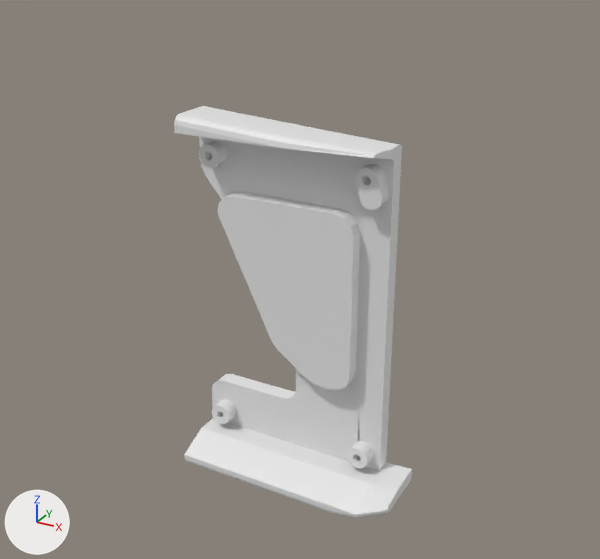
The Blender file CANDataCenter/FuseBoxMounting.blend: old version first, new version second.
Before and after are seen from a camera (50 mm lens) standing at (0.156, -0.258, 0.22) and looking at (-0.006, 0.036, 0.073). Arrows for +X, +Y and +Z are at lower left; the lights stay in place.

Names of what the first picture shows: 'V3_Mounting Panel'.
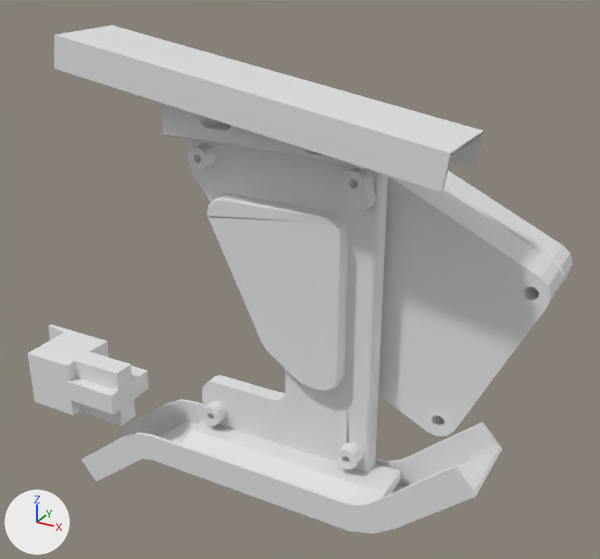
Pixel boxes (x1, y1, x2, y2) of what changed, in the pictures (600 x 559 px):
'V3_Mounting Panel', reshaped, moved: before (174, 106, 412, 518); after (162, 104, 401, 503)
'Car Beam', shown: after (54, 25, 502, 534)
'Box_Small', shown: after (378, 171, 573, 436)
'Relay', shown: after (27, 324, 149, 426)
part 1 of me_cube_006, added: after (54, 25, 484, 192)
part 2 of me_cube_001, built on: before (174, 106, 410, 489); after (162, 104, 398, 490)

What the commit changed:
me_cube_006 is used by ob_car_beam; location (-0.0095, 0.0101, -0.0089).
me_cube_006 had 96 vertices, 94 faces and spanned x -0.098..0.102, y -0.017..0.017, z -0.032..0.042.
me_cube_006 now has 120 vertices, 106 faces and spans x -0.098..0.102, y -0.017..0.017, z -0.032..0.186.
me_cube_006 part 1: a new loose piece of 24 vertices spanning x -0.085..0.082, y -0.017..0.017, z 0.146..0.186.
me_cube_001 is used by ob_v3_mounting_panel; location (0.0, 0.0, 0.0).
me_cube_001 had 1283 vertices, 1093 faces, 1 loose edge and spanned x -0.044..0.056, y -0.005..0.028, z -0.011..0.148.
me_cube_001 now has 2492 vertices, 2252 faces and spans x -0.044..0.056, y -0.005..0.028, z -0.011..0.161.
me_cube_001 part 2: 9 vertices moved within x -0.044..0.043, y 0.007..0.026, z 0.0..0.142; 43 vertices removed from x -0.044..0.043, y 0.002..0.026, z 0.022..0.148; 1252 vertices added at x -0.044..0.045, y 0.002..0.026, z 0.0..0.161.
Object 'Box_Small' (ob_box_small) moves from (0.0338, 0.0463, 0.036) to (0.0294, 0.0463, 0.0346).
Object 'Box_Small' (ob_box_small) is now shown.
Object 'Relay' (ob_relay) is now shown.
Object 'Car Beam' (ob_car_beam) is now shown.
Object 'V3_Mounting Panel' (ob_v3_mounting_panel) moves from (0.0, 0.0, 0.0) to (-0.0045, -0.0015, -0.0014).
